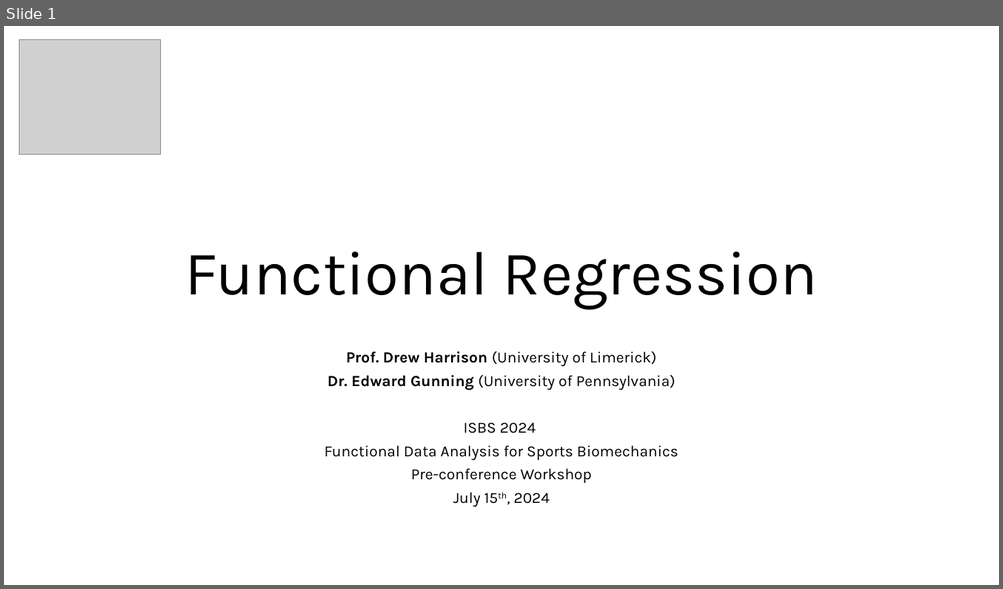
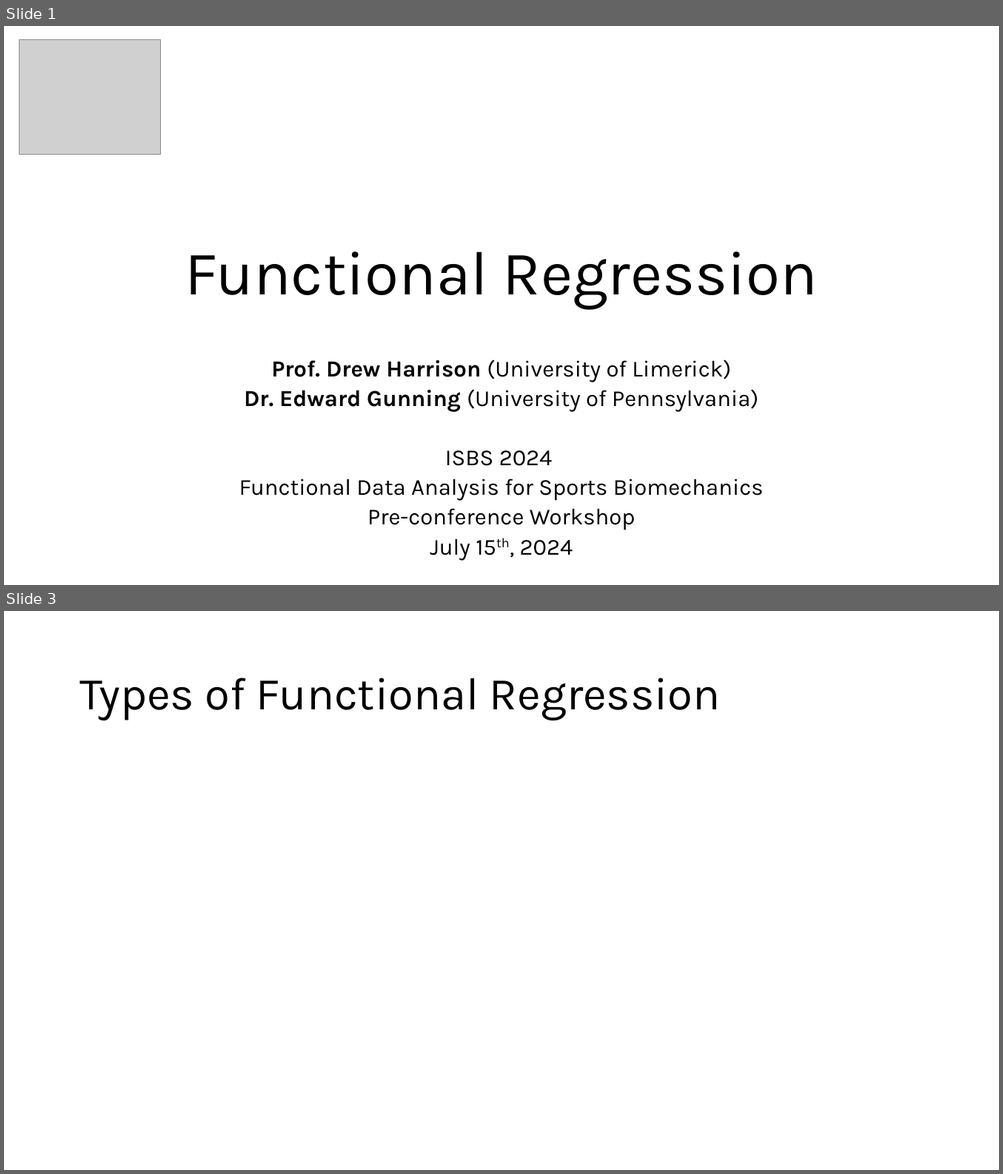
Before and after one commit to edwardgunning/ISBS-Short-Course, a slide deck: slides/05-fregression.pptx. Shown one above the other, each under a label of ours: slide 1 before the commit, slides 1 and 3 after it; the slides between them are not shown. The pictures are 1003x589 and 1003x1174 pixels, drawn with LibreOffice and Linux fonts; fonts in the diff are those of the drawing; grey boxes stand for pictures; background and template pictures are left out. Boxes give left, top, right and bottom in pixels: in the first picture for what was removed or moved away, otherwise in the second. Text is boxed around its words. In the diff, an @@ line names an element or a change of style, - is before the commit and + after.

```diff
--- a/slides/05-fregression.pptx
+++ b/slides/05-fregression.pptx
@@ slide 3 added at (x1=4, y1=611, x2=999, y2=1170), background #FFFFFF @@
@@ title added at (x1=79, y1=678, x2=720, y2=721), 44 pt, text #000000 @@
+Types of Functional Regression
@@ slide 1 changed as well @@
@@ subtitle "Prof. Drew Harrison (University of ..." at (x1=239, y1=360, x2=763, y2=560): size 15 to 22.2 pt @@
```
Also in this commit, not shown: 4 other slides added.
